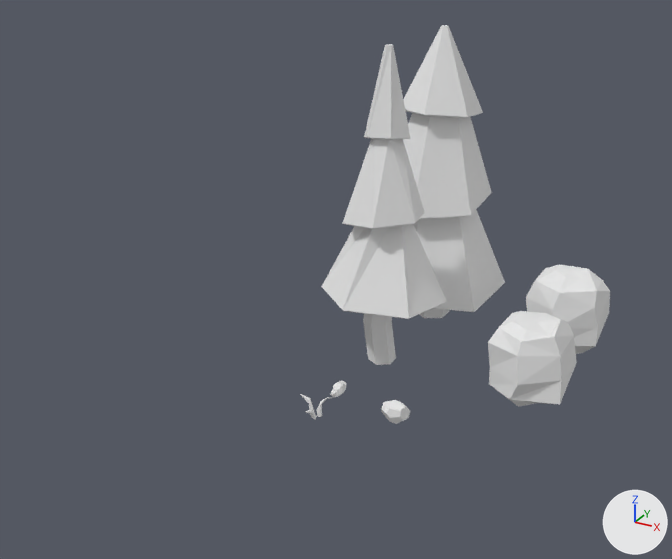
An edit to the Blender file Blends/NatureAssets.blend, drawn before and after from the same camera.
Before and after are seen from a 50 mm lens placed at (10.07, -18.47, 12.41), pointed at (0.43, -0.95, 3.65). Arrows for +X, +Y and +Z are at lower right; the lights stay in place.

In view in the first picture: 'Bush_1', 'Bush_2', 'Grass', 'Pine_1', 'Pine_2'.
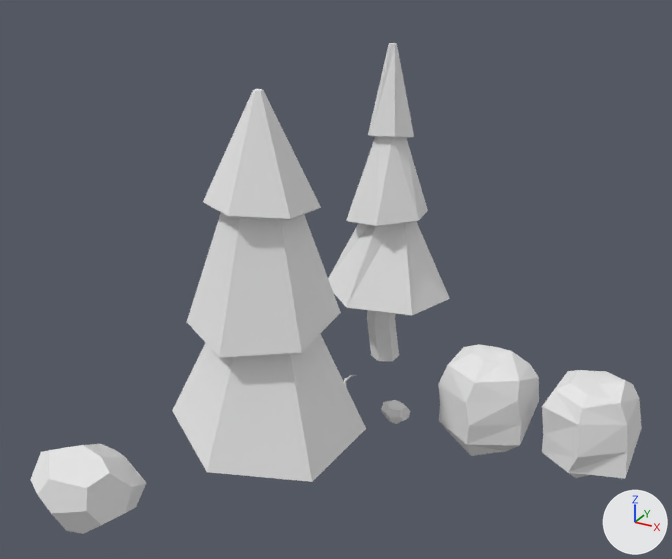
Commit message: Added nature Assets

Where the newer file only moved an object's origin or applied its transform, the numbers keep the older frame.

Changed parts and their boxes [x1, y1, x2, y2] in the pictures (672 x 559 px):
```json
{"object": "Pine_1", "change": "moved", "before": [403, 25, 505, 318], "after": [172, 89, 366, 482]}
{"object": "Pine_2", "change": "moved", "before": [321, 44, 447, 365], "after": [328, 43, 450, 361]}
{"object": "Bush_1", "change": "moved", "before": [488, 311, 577, 407], "after": [542, 370, 642, 479]}
{"object": "Bush_2", "change": "moved", "before": [526, 264, 610, 354], "after": [438, 344, 539, 456]}
{"object": "Dirt_Object", "change": "added", "after": [30, 444, 146, 534]}
{"object": "Grass", "change": "moved", "before": [301, 394, 334, 420], "after": [344, 375, 355, 386]}
```

The change, as JSON lines over the scene's bpy script:
```json
{"op": "add", "block": "me_cube_002", "code": ["me_cube_002 = bpy.data.meshes.new('Cube.002')", "me_cube_002.from_pydata(...)  # 51 vertices, 98 faces; spans x -0.578..0.767, y -0.66..0.761, z -0.711..0.489", "me_cube_002.materials.append(mat_material)  # its picture is missing"]}
{"op": "set", "path": "ob_pine_1.location", "old": "(0.0, 6.04, 0.0)", "new": "(0.0, -3.32, 0.0)"}
{"op": "set", "path": "ob_pine_2.location", "old": "(0.0, 2.52, 0.0)", "new": "(0.0, 2.73, 0.0)"}
{"op": "set", "path": "ob_grass.location", "old": "(0.0, -1.28, 0.0)", "new": "(0.0, 0.0, 0.0)"}
{"op": "set", "path": "ob_bush_1.location", "old": "(4.32, 2.32, 0.0)", "new": "(6.47, 0.0, 0.0)"}
{"op": "set", "path": "ob_bush_2.location", "old": "(4.25, 5.75, 0.0)", "new": "(4.02, 0.0, 0.0)"}
{"op": "add", "block": "ob_dirt_object", "code": ["ob_dirt_object = bpy.data.objects.new('Dirt_Object', me_cube_002)", "ob_dirt_object.location = (-2.33, -6.84, 0.83)", "ob_dirt_object.scale = (1.53, 1.53, 1.53)"]}
```
